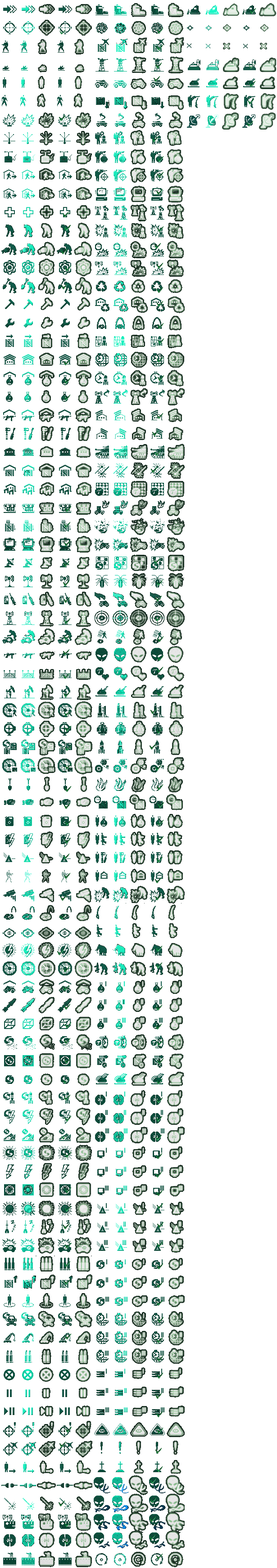
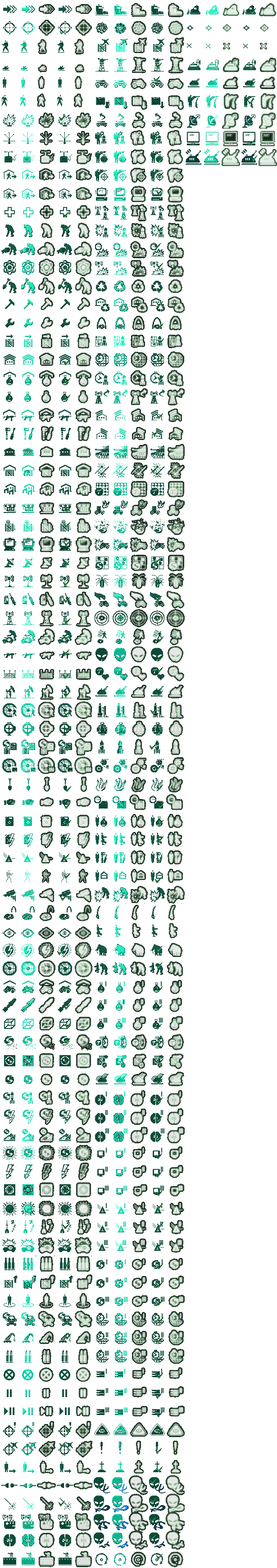
Before/after of a w=277, h=1568 layered artwork. What changed in the layer stack:
added layer "autcan" above "komp" over [left=185, top=132, right=277, bottom=167]
renamed "fajka copy 2" to "komp", painted on it over [left=61, top=130, right=275, bottom=1140]
renamed "fajka copy" to "czip", hid it, painted on it over [left=62, top=132, right=199, bottom=1084]
moved "ru radar" above "fajka", painted on it over [left=222, top=128, right=267, bottom=130]